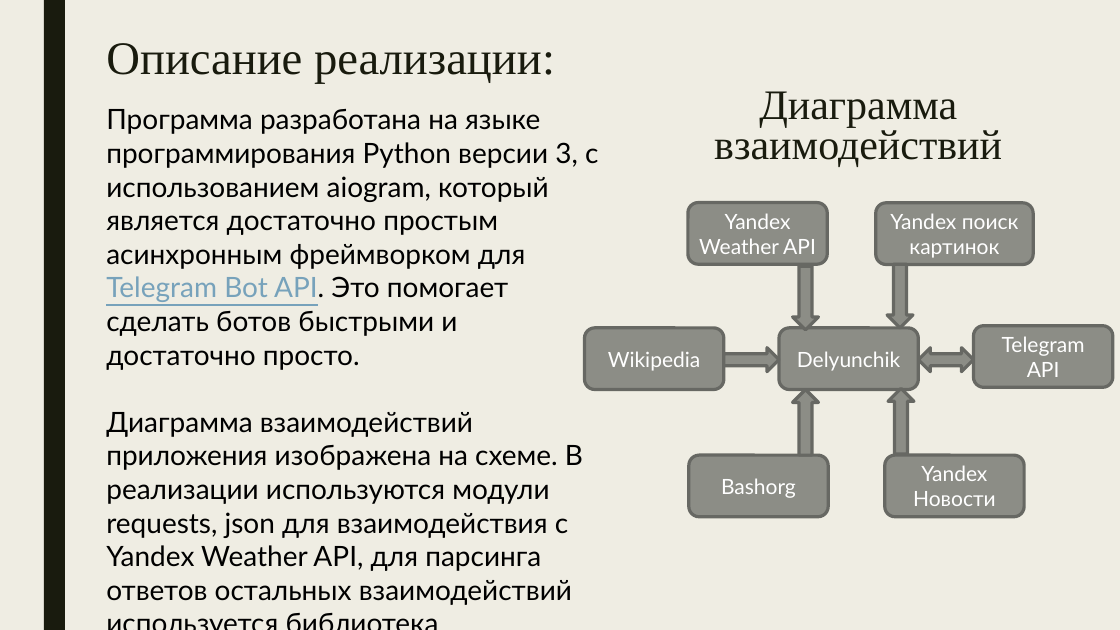
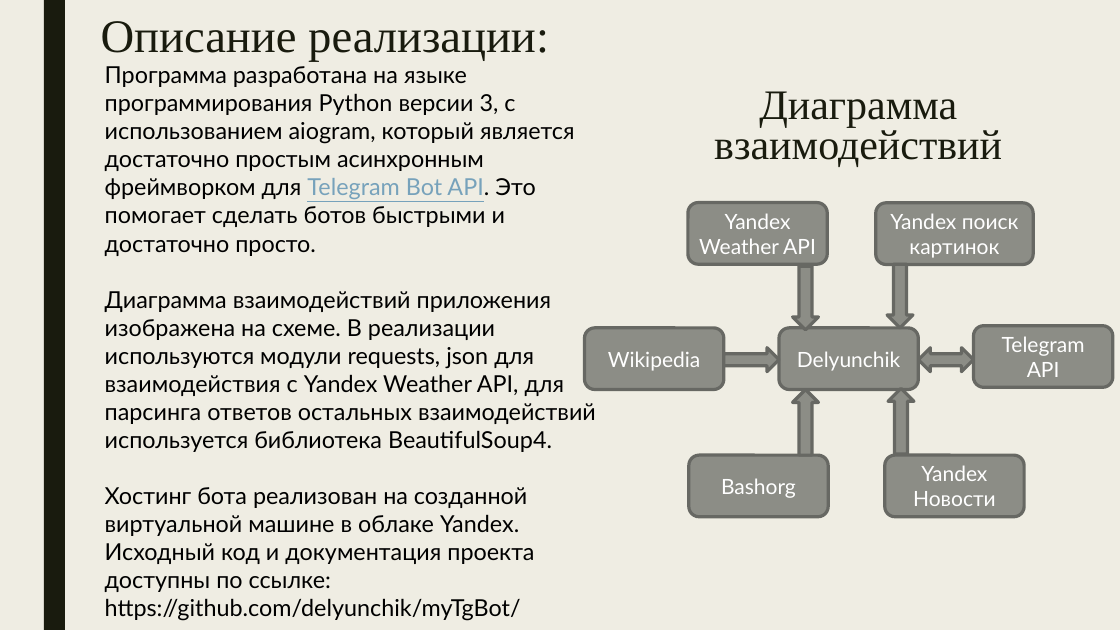
Before and after one commit to delyunchik/myTgBot, a slide deck: slide 3 of doc/Презентация по боту.pptx. Drawn at 1120x630 pixels with LibreOffice and Linux fonts; fonts in the diff are those of the drawing. Boxes give left, top, right and bottom in pixels: in the first picture for what was removed or moved away, otherwise in the second. Text is boxed around its words. In the diff, an @@ line names an element or a change of style, - is before the commit and + after.

Commit message:
presentation update

```diff
--- a/doc/Презентация по боту.pptx
+++ b/doc/Презентация по боту.pptx
@@ text "Описание реализации:" moved from (x1=106, y1=43, x2=555, y2=84) to (x1=101, y1=21, x2=549, y2=62) @@
@@ text "Программа разработана на языке программирования ..." moved from (x1=106, y1=109, x2=598, y2=605) to (x1=105, y1=66, x2=596, y2=621) @@
@@ text at (x1=105, y1=66, x2=574, y2=256): size 24 to 20 pt in "Программа разработана на языке программирования Python верси ..." @@
@@ text at (x1=105, y1=291, x2=596, y2=621): text changed; size 24 to 20 pt @@
-Диаграмма взаимодействий приложения изображена на схеме. В реализации используются модули requests, json для взаимодействия с Yandex Weather API, для парсинга ответов остальных взаимодействий используется библиотека BeautifulSoup4
+Диаграмма взаимодействий приложения изображена на схеме. В реализации используются модули requests, json для взаимодействия с Yandex Weather API, для парсинга ответов остальных взаимодействий используется библиотека BeautifulSoup4.
+Хостинг бота реализован на созданной виртуальной машине в облаке Yandex.
+Исходный код и документация проекта доступны по ссылке: https://github.com/delyunchik/myTgBot/
```
